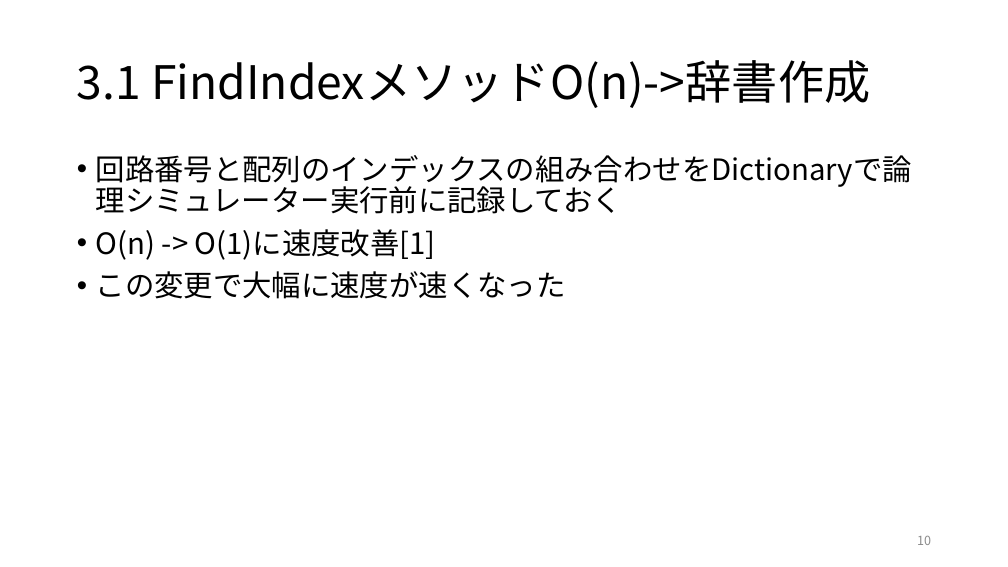
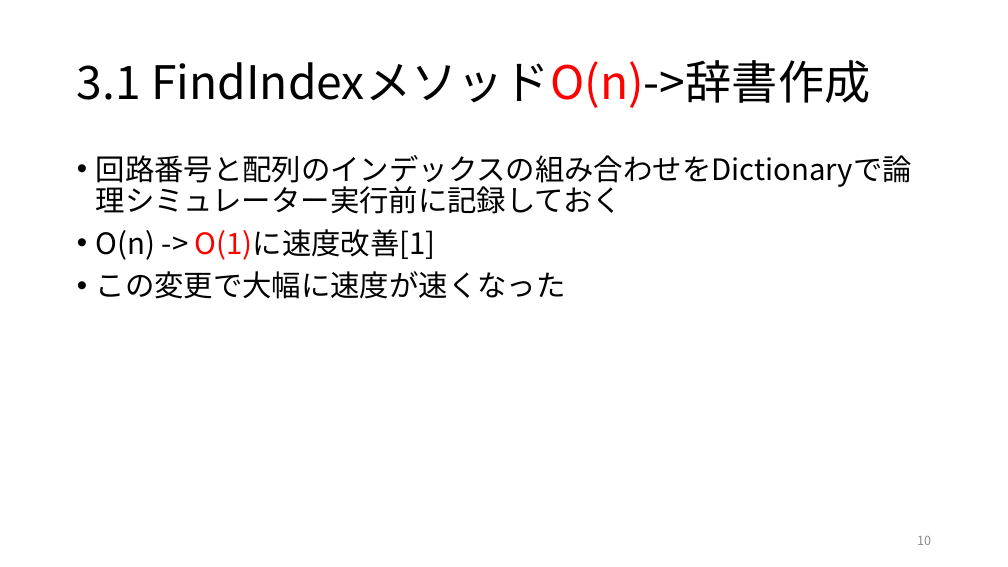
Before and after one commit to DJ956/CircuitSimulator, a slide deck: slide 10 of プレゼン.pptx. Drawn at 1008x567 pixels with LibreOffice and Linux fonts; fonts in the diff are those of the drawing. Boxes give left, top, right and bottom in pixels: in the first picture for what was removed or moved away, otherwise in the second. Text is boxed around its words. In the diff, an @@ line names an element or a change of style, - is before the commit and + after.

```diff
--- a/プレゼン.pptx
+++ b/プレゼン.pptx
@@ title "3.1 FindIndexメソッドO(n)->辞書作成" at <box>77,60,870,108</box>: text colour #000000 to #FF0000 in "FindIndexメソッドO(n)->辞書作成" @@
@@ text at <box>96,229,436,260</box>: text colour #000000 to #FF0000 in "O(1)に速度改善[1]" @@
```
Also in this commit, not shown: 8 other slides changed, 1 slide added.
